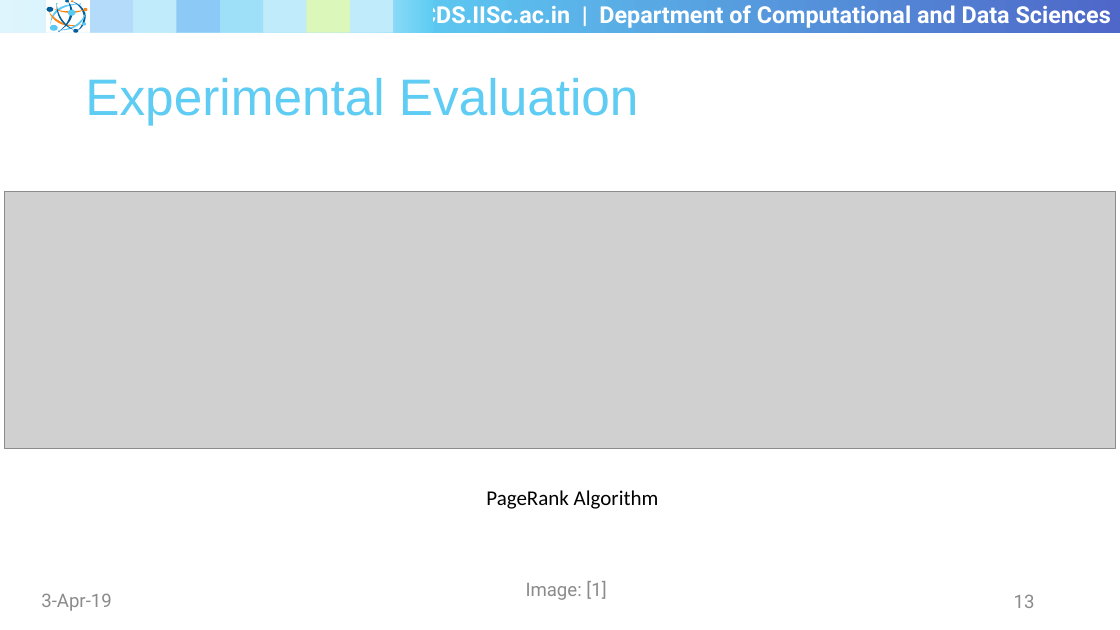
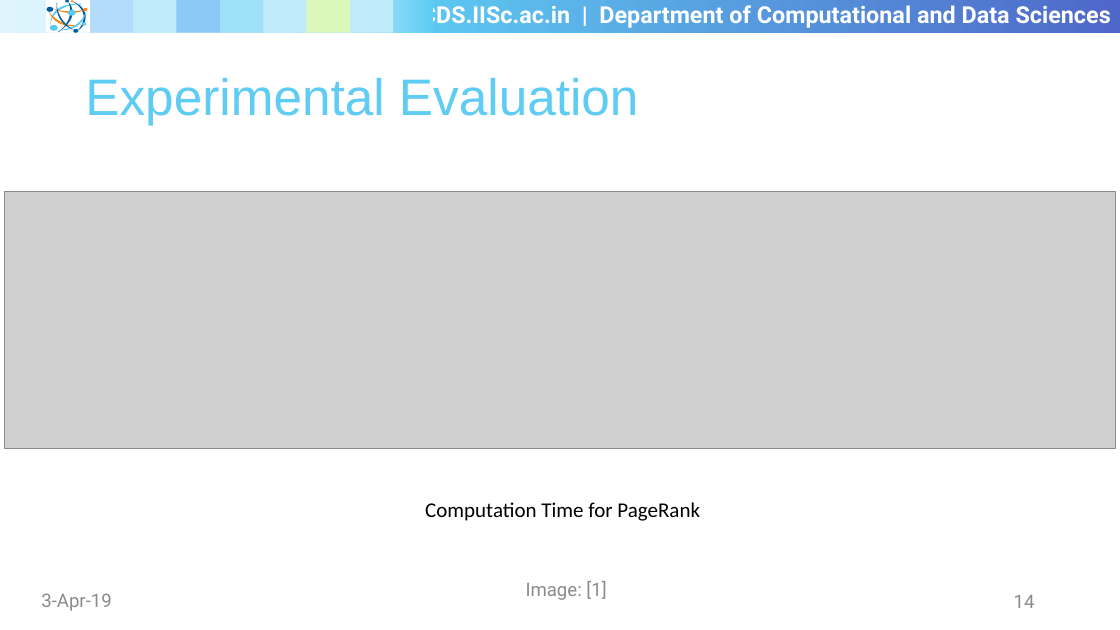
Before and after one commit to shriramrseee/ds256-jan2019, a slide deck: slide 14 of Seminar/Seminar.pptx (slide 13 before the commit). Drawn at 1120x630 pixels with LibreOffice and Linux fonts; fonts in the diff are those of the drawing; grey boxes stand for pictures; background and template pictures are left out. Boxes give left, top, right and bottom in pixels: in the first picture for what was removed or moved away, otherwise in the second. Text is boxed around its words. In the diff, an @@ line names an element or a change of style, - is before the commit and + after.

```diff
--- a/Seminar/Seminar.pptx
+++ b/Seminar/Seminar.pptx
@@ text at (x1=425, y1=502, x2=700, y2=521): text changed @@
-PageRank Algorithm
+Computation Time for PageRank
@@ page number at (x1=1014, y1=595, x2=1035, y2=608): text changed @@
-13
+14
```
Also in this commit, not shown: 4 other slides changed, 3 slides added.
